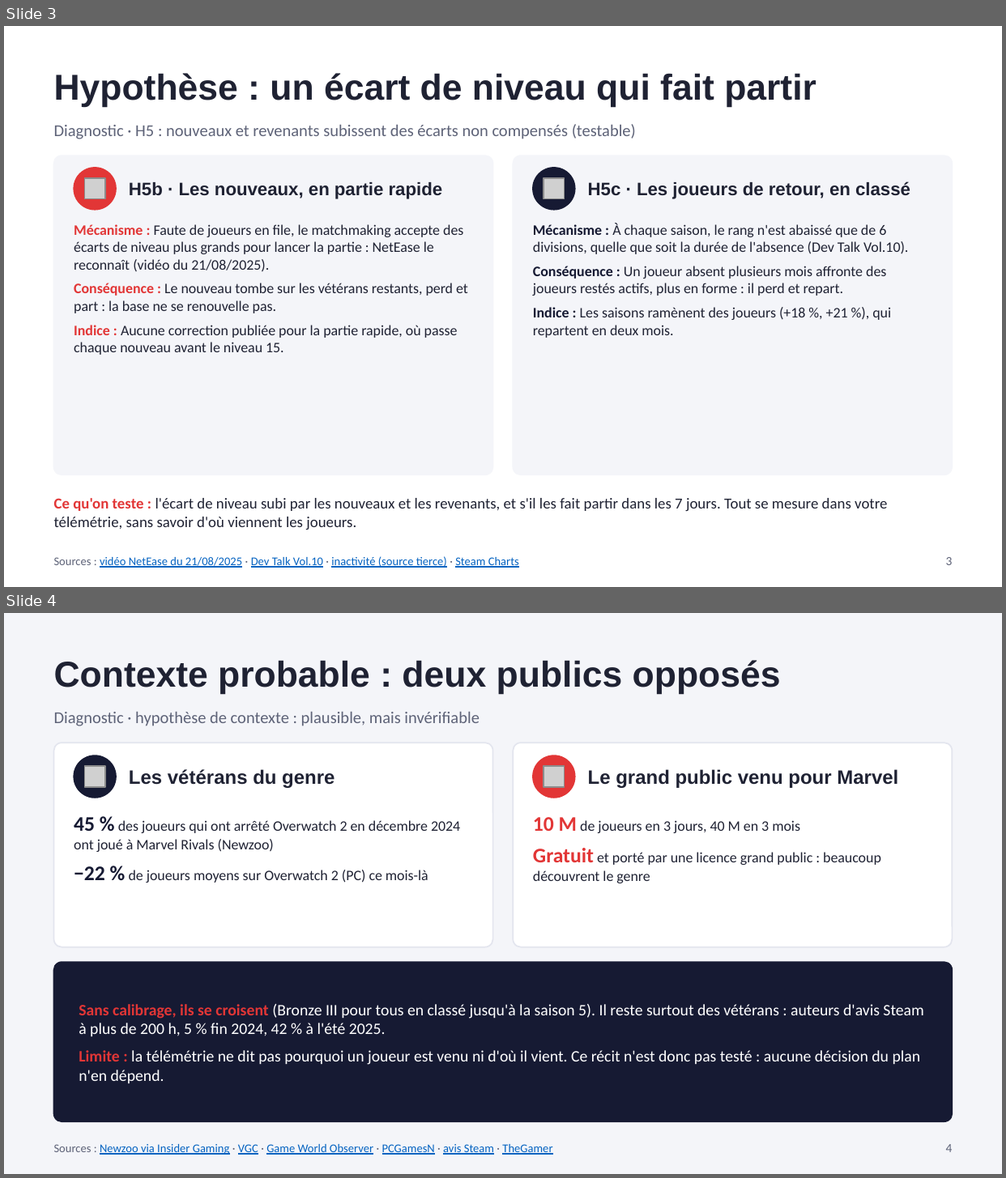
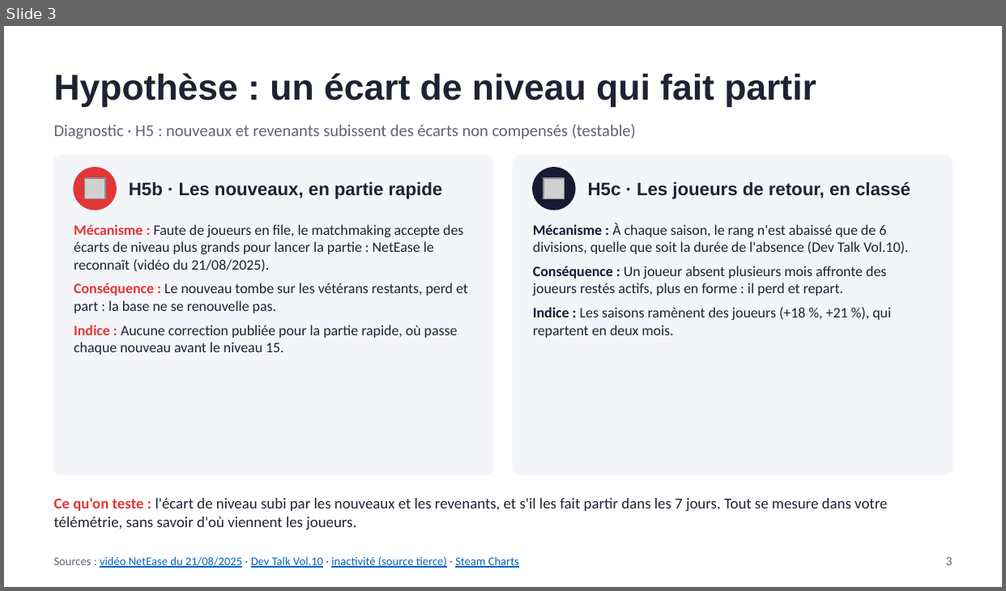
Before and after one commit to noeantoniov1-crypto/SOCIO, a slide deck: docs/presentation/pitch_marvel_rivals_netease.pptx. Shown one above the other, each under a label of ours: slides 3 and 4 before the commit, slide 3 after it. The pictures are 1006x1178 and 1006x591 pixels, drawn with LibreOffice and Linux fonts; fonts in the diff are those of the drawing; grey boxes stand for pictures. Boxes give left, top, right and bottom in pixels: in the first picture for what was removed or moved away, otherwise in the second. Text is boxed around its words. In the diff, an @@ line names an element or a change of style, - is before the commit and + after.

```diff
--- a/docs/presentation/pitch_marvel_rivals_netease.pptx
+++ b/docs/presentation/pitch_marvel_rivals_netease.pptx
@@ slide 4 removed at bbox=[4, 613, 1002, 1174], background #F4F5F9 @@
@@ text removed at bbox=[54, 660, 781, 694] @@
-Contexte probable : deux publics opposés
@@ text removed at bbox=[54, 712, 479, 726] @@
-Diagnostic · hypothèse de contexte : plausible, mais invérifiable
@@ rounded rectangle removed at bbox=[54, 743, 493, 948] @@
@@ ellipse removed at bbox=[74, 756, 116, 798] @@
@@ rounded rectangle removed at bbox=[513, 743, 952, 948] @@
@@ ellipse removed at bbox=[533, 756, 575, 798] @@
@@ picture removed at bbox=[85, 765, 106, 786] @@
@@ text removed at bbox=[129, 769, 334, 788] @@
-Les vétérans du genre
@@ picture removed at bbox=[544, 765, 565, 786] @@
@@ text removed at bbox=[588, 769, 898, 788] @@
-Le grand public venu pour Marvel
@@ text removed at bbox=[74, 817, 460, 883] @@
-45 % des joueurs qui ont arrêté Overwatch 2 en décembre 2024 ont joué à Marvel Rivals (Newzoo)
-−22 % de joueurs moyens sur Overwatch 2 (PC) ce mois-là
@@ text removed at bbox=[533, 817, 881, 884] @@
-10 M de joueurs en 3 jours, 40 M en 3 mois
-Gratuit et porté par une licence grand public : beaucoup découvrent le genre
@@ rounded rectangle removed at bbox=[54, 962, 952, 1122] @@
@@ text removed at bbox=[79, 1003, 923, 1084] @@
-Sans calibrage, ils se croisent (Bronze III pour tous en classé jusqu'à la saison 5). Il reste surtout des vétérans : auteurs d'avis Steam à plus de 200 h, 5 % fin 2024, 42 % à l'été 2025.
-Limite : la télémétrie ne dit pas pourquoi un joueur est venu ni d'où il vient. Ce récit n'est donc pas testé : aucune décision du plan n'en dépend.
@@ text removed at bbox=[54, 1144, 552, 1155] @@
-Sources : Newzoo via Insider Gaming · VGC · Game World Observer · PCGamesN · avis Steam · TheGamer
@@ text removed at bbox=[946, 1144, 953, 1152] @@
-4
```
Also in this commit, not shown: 8 slides changed, 1 other file.
